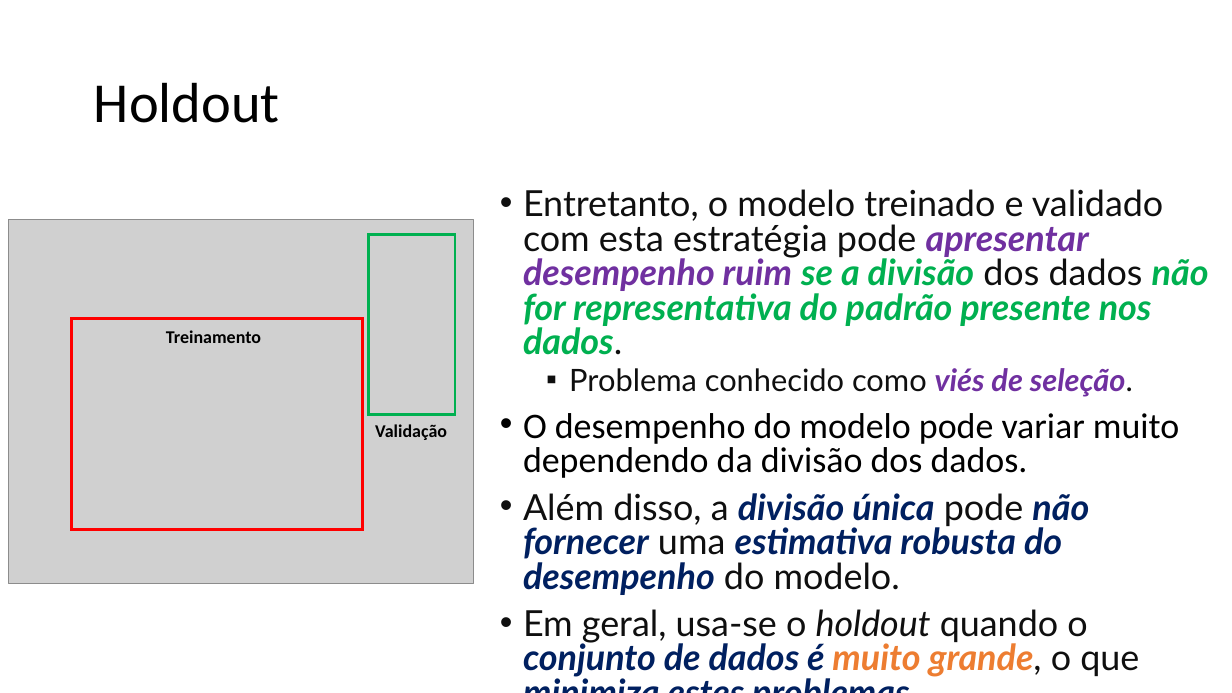
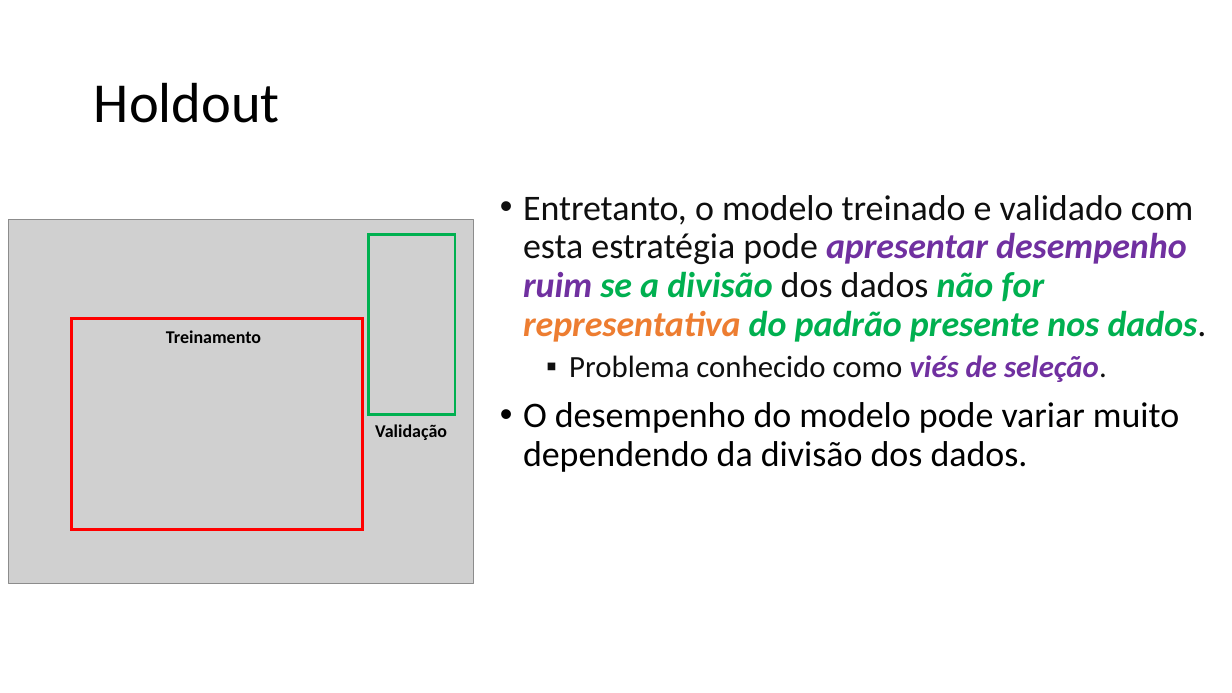
Before and after one commit to zz4fap/t319_aprendizado_de_maquina, a slide deck: slide 8 of slides/T319_Regressão_Linear (Parte V).pptx. Drawn at 1232x693 pixels with LibreOffice and Linux fonts; fonts in the diff are those of the drawing; grey boxes stand for pictures. Boxes give left, top, right and bottom in pixels: in the first picture for what was removed or moved away, otherwise in the second. Text is boxed around its words. In the diff, an @@ line names an element or a change of style, - is before the commit and + after.

```diff
--- a/slides/T319_Regressão_Linear (Parte V).pptx
+++ b/slides/T319_Regressão_Linear (Parte V).pptx
@@ text "Entretanto, o modelo treinado e ..." at (523,195,1207,472): font Lato to Calibri in "Entretanto, o modelo treinado e validado com ...", "Problema conhecido como viés de seleção."; text colour #00B050 to #ED7D31 in "representativa"; line spacing 0.8 to 0.9 @@
@@ text at (523,493,1139,677): paragraphs removed @@
-• Além disso, a divisão única pode não fornecer uma estimativa robusta do desempenho do modelo.
-• Em geral, usa-se o holdout quando o conjunto de dados é muito grande, o que minimiza estes problemas.
```
Also in this commit, not shown: 5 other slides changed, 1 slide added.
